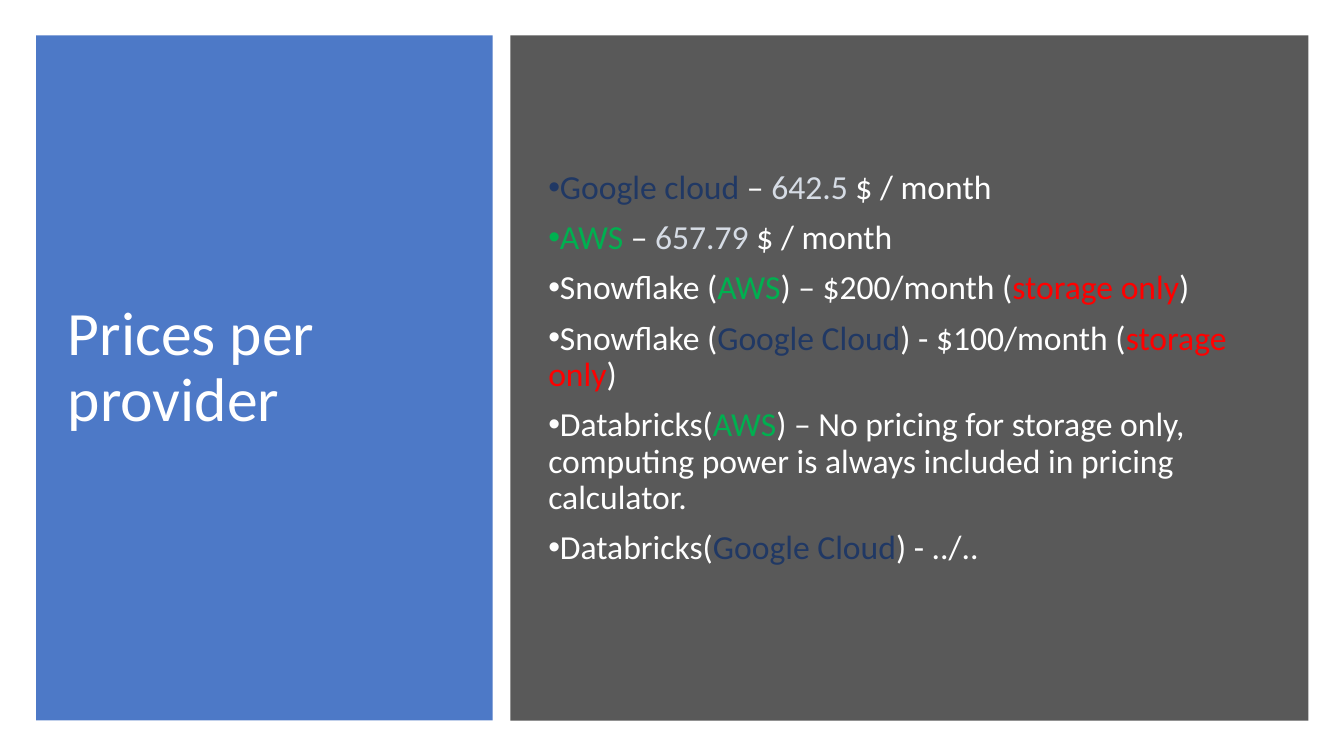
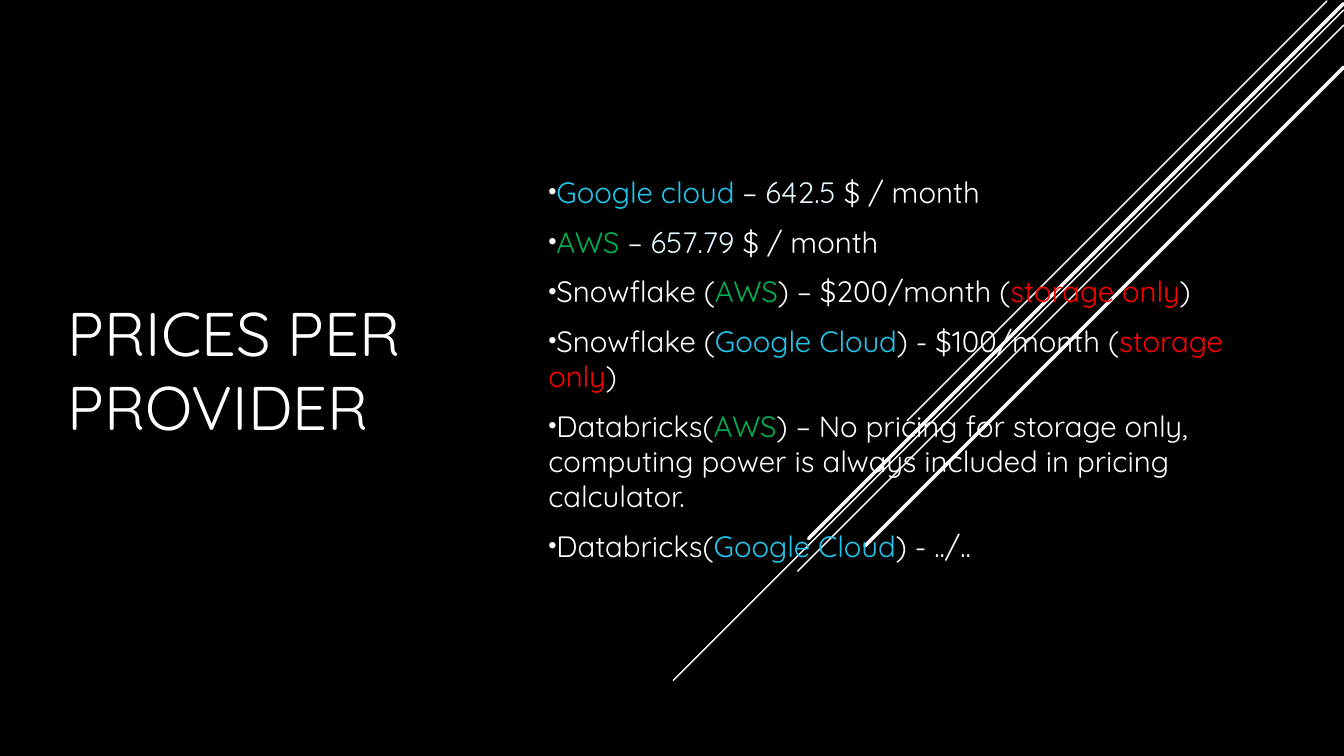
Before and after one commit to Warglaive/SaaS-MachineLearningPlatform-Research, a slide deck: slide 1 of Cost/MarginCalc.pptx. Drawn at 1344x756 pixels with LibreOffice and Linux fonts; fonts in the diff are those of the drawing. Boxes give left, top, right and bottom in pixels: in the first picture for what was removed or moved away, otherwise in the second. Text is boxed around its words. In the diff, an @@ line names an element or a change of style, - is before the commit and + after.

```diff
--- a/Cost/MarginCalc.pptx
+++ b/Cost/MarginCalc.pptx
@@ background #FFFFFF to #000000 @@
@@ line added from (1344, 10) to (674, 681), #FFFFFF 1 pt @@
@@ line added from (1344, 25) to (798, 572), #FFFFFF 1 pt @@
@@ line added from (1344, 4) to (809, 538), #FFFFFF 2.5 pt @@
@@ line added from (1327, 1) to (907, 421), #FFFFFF 1 pt @@
@@ rectangle removed at (36, 35, 493, 721) @@
@@ rectangle removed at (510, 35, 1309, 721) @@
@@ subtitle "Google cloud – 642.5 $ ..." at (548, 181, 1223, 565): size 24 to 21 pt, font Calibri to Quicksand; text colour #203864 to #22C5ED in "Google cloud", "(Google Cloud)", "Databricks(Google Cloud)"; text colour #D6DCE5 to #E4F8FD in "642.5", "657.79"; line spacing 0.9 to 1 @@
@@ line added from (1344, 68) to (865, 546), #FFFFFF 2.5 pt @@
@@ title at (68, 312, 401, 431): text changed; font Calibri to Quicksand @@
-Prices per provider
+PRICES PER PROVIDER
```
Also in this commit, not shown: 1 slide added.
